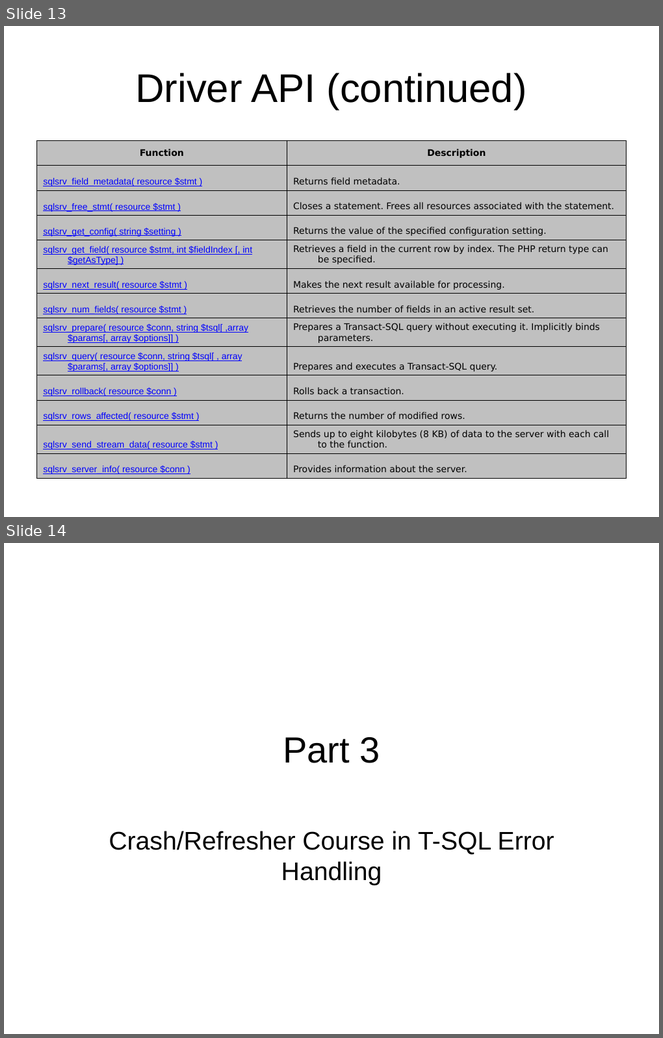
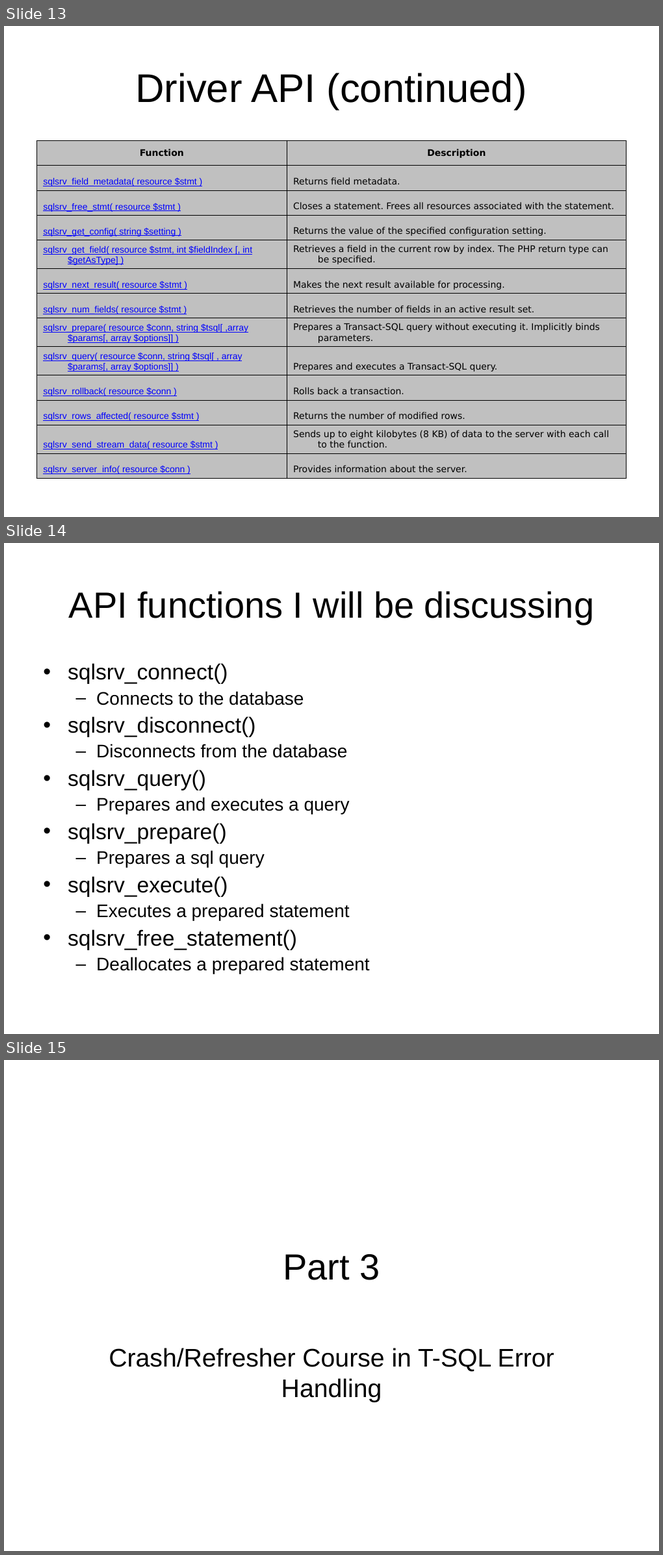
Before and after one commit to LIPHP/Employee-Contact-List, a slide deck: Docs/Using Microsoft SQL Server with PHP.ppt. Shown one above the other, each under a label of ours: slides 13 and 14 before the commit, slides 13, 14 and 15 after it. The pictures are 663x1038 and 663x1555 pixels, drawn with LibreOffice and Linux fonts; fonts in the diff are those of the drawing. Boxes give left, top, right and bottom in pixels: in the first picture for what was removed or moved away, otherwise in the second. Text is boxed around its words. In the diff, an @@ line names an element or a change of style, - is before the commit and + after.

```diff
--- a/Docs/Using Microsoft SQL Server with PHP.ppt
+++ b/Docs/Using Microsoft SQL Server with PHP.ppt
@@ slide 14 added at [4, 543, 659, 1034], background #FFFFFF @@
@@ title added at [69, 591, 594, 624], 40 pt, text #000000 @@
+API functions I will be discussing
@@ text added at [68, 663, 370, 974], 20 pt, text #000000 @@
+• sqlsrv_connect()
+  – Connects to the database
+• sqlsrv_disconnect()
+  – Disconnects from the database
+• sqlsrv_query()
+  – Prepares and executes a query
+• sqlsrv_prepare()
+  – Prepares a sql query
+• sqlsrv_execute()
+  – Executes a prepared statement
+• sqlsrv_free_statement()
+  – Deallocates a prepared statement
@@ what was slide 14 is now slide 15 @@
```
Also in this commit, not shown: 3 slides changed.
